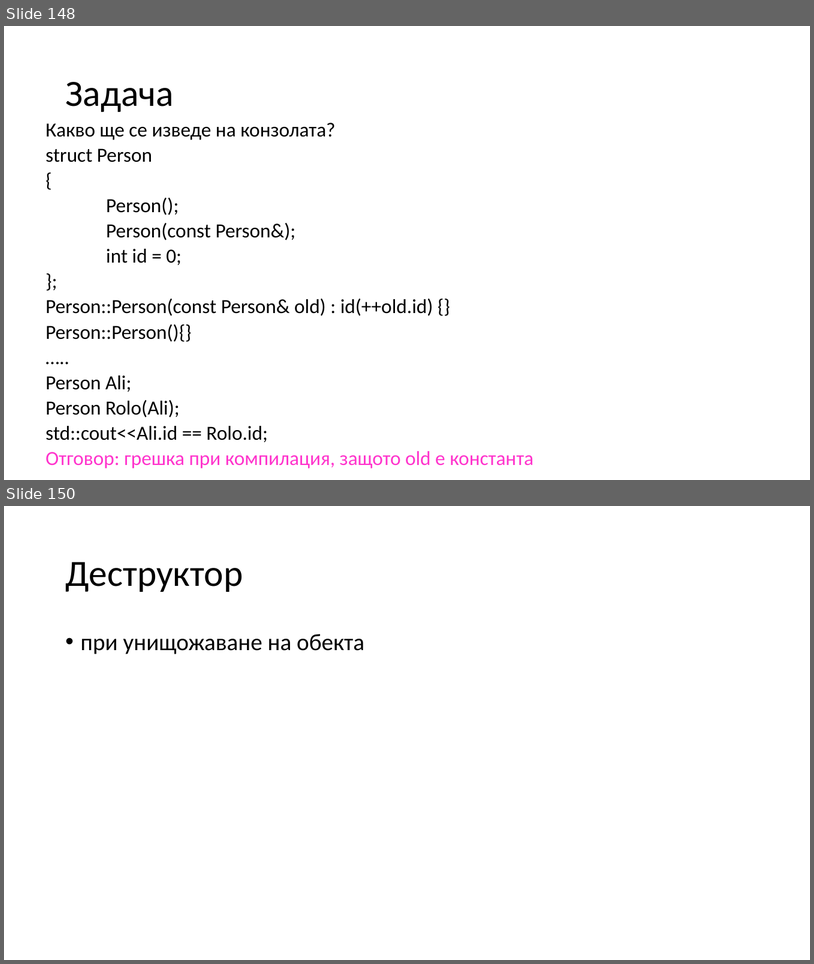
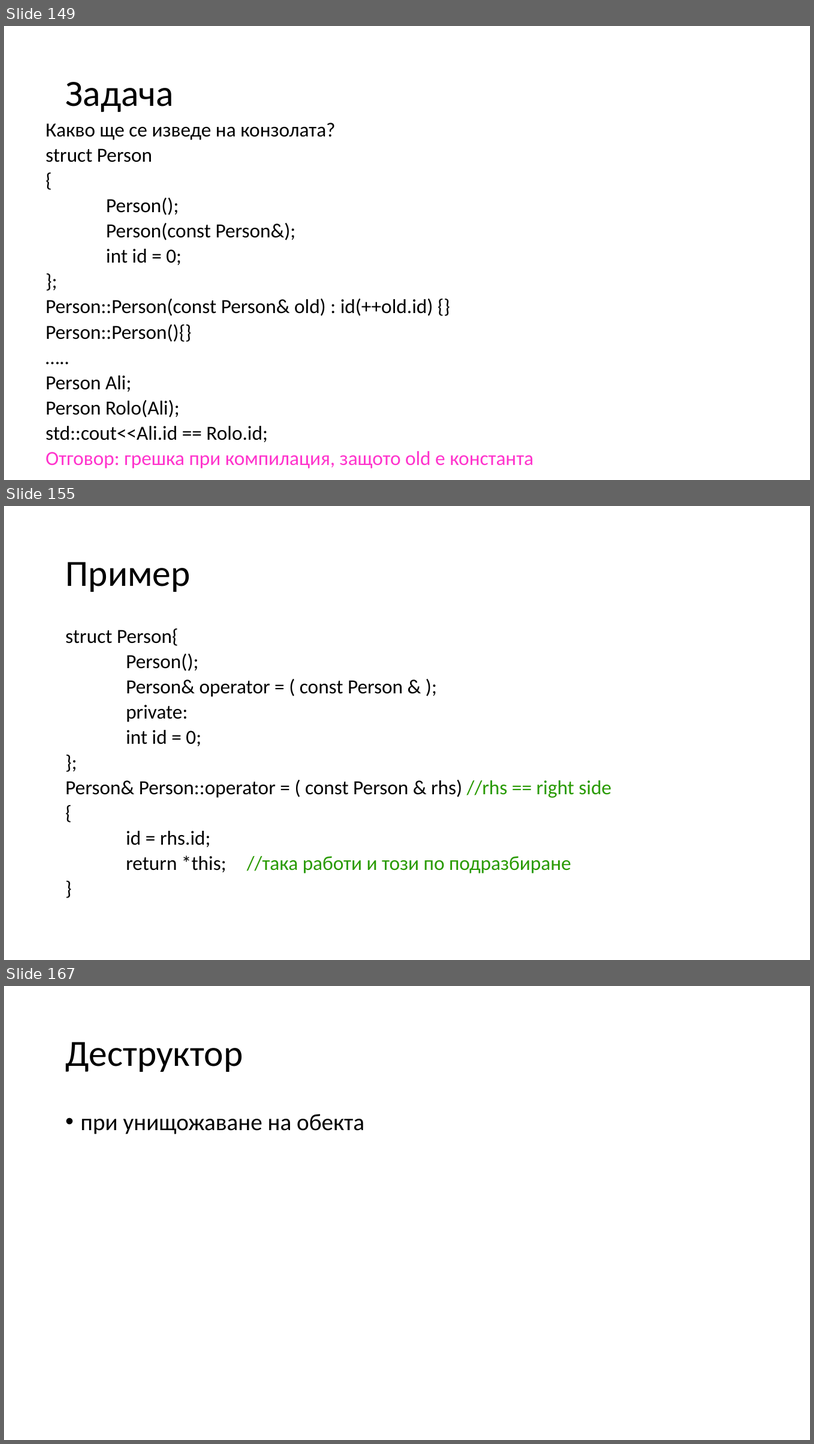
Before and after one commit to Mapmo/Uni-CPP, a slide deck: Object-Oriented Programming/Consultation1/Consultation1.pptx. Shown one above the other, each under a label of ours: slides 148 and 150 before the commit, slides 149, 155 and 167 after it; the slides between them are not shown. The pictures are 814x964 and 814x1444 pixels, drawn with LibreOffice and Linux fonts; fonts in the diff are those of the drawing. Boxes give left, top, right and bottom in pixels: in the first picture for what was removed or moved away, otherwise in the second. Text is boxed around its words. In the diff, an @@ line names an element or a change of style, - is before the commit and + after.

```diff
--- a/Object-Oriented Programming/Consultation1/Consultation1.pptx
+++ b/Object-Oriented Programming/Consultation1/Consultation1.pptx
@@ slide 155 added at (4, 506, 810, 960), background #FFFFFF @@
@@ title added at (65, 562, 190, 592), 44 pt, text #000000 @@
+Пример
@@ text added at (65, 628, 612, 873), 23.8 pt, text #000000 @@
+struct Person{
+Person();
+Person& operator = ( const Person & );
+private:
+int id = 0;
+};
+Person& Person::operator = ( const Person & rhs) //rhs == right side
+{
+id = rhs.id;
+return *this; //така работи и този по подразбиране
+}
@@ what was slide 148 is now slide 149 @@
@@ what was slide 150 is now slide 167 @@
```
Also in this commit, not shown: 1 slide changed, 16 other slides added, 1 other file.
